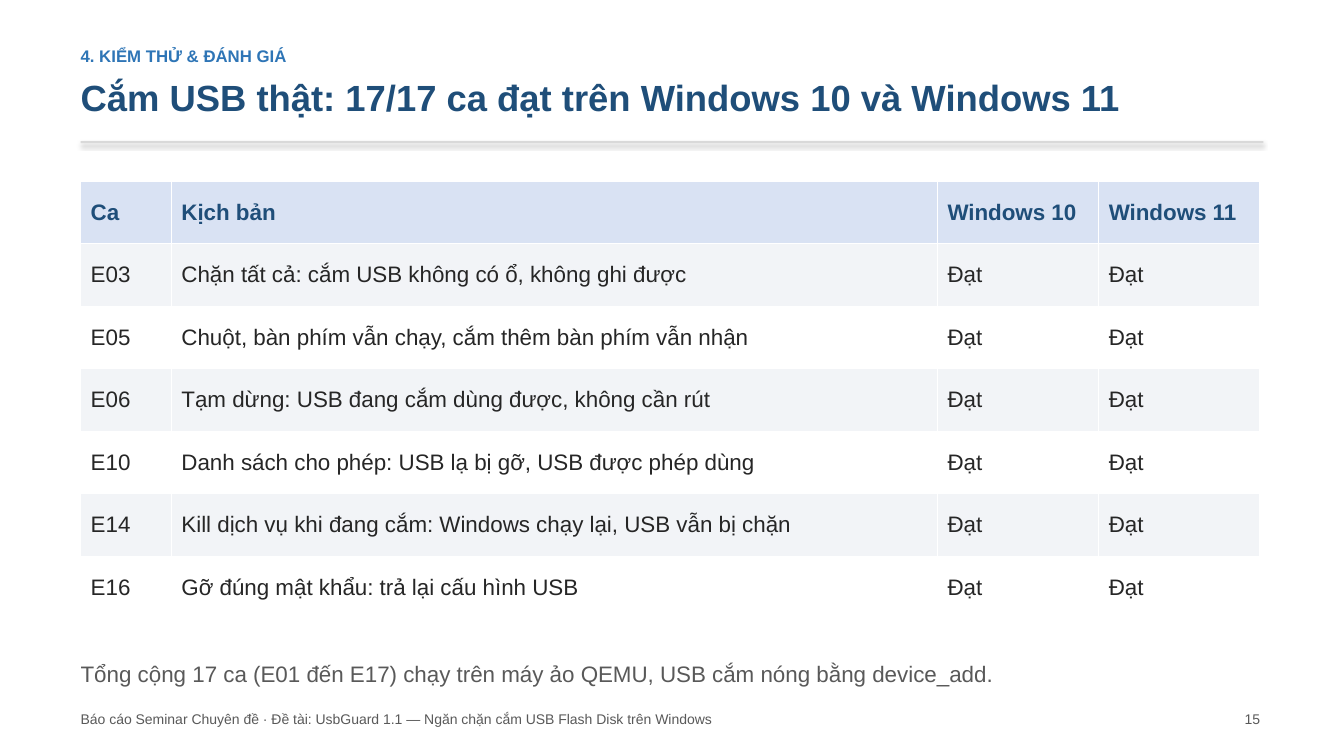
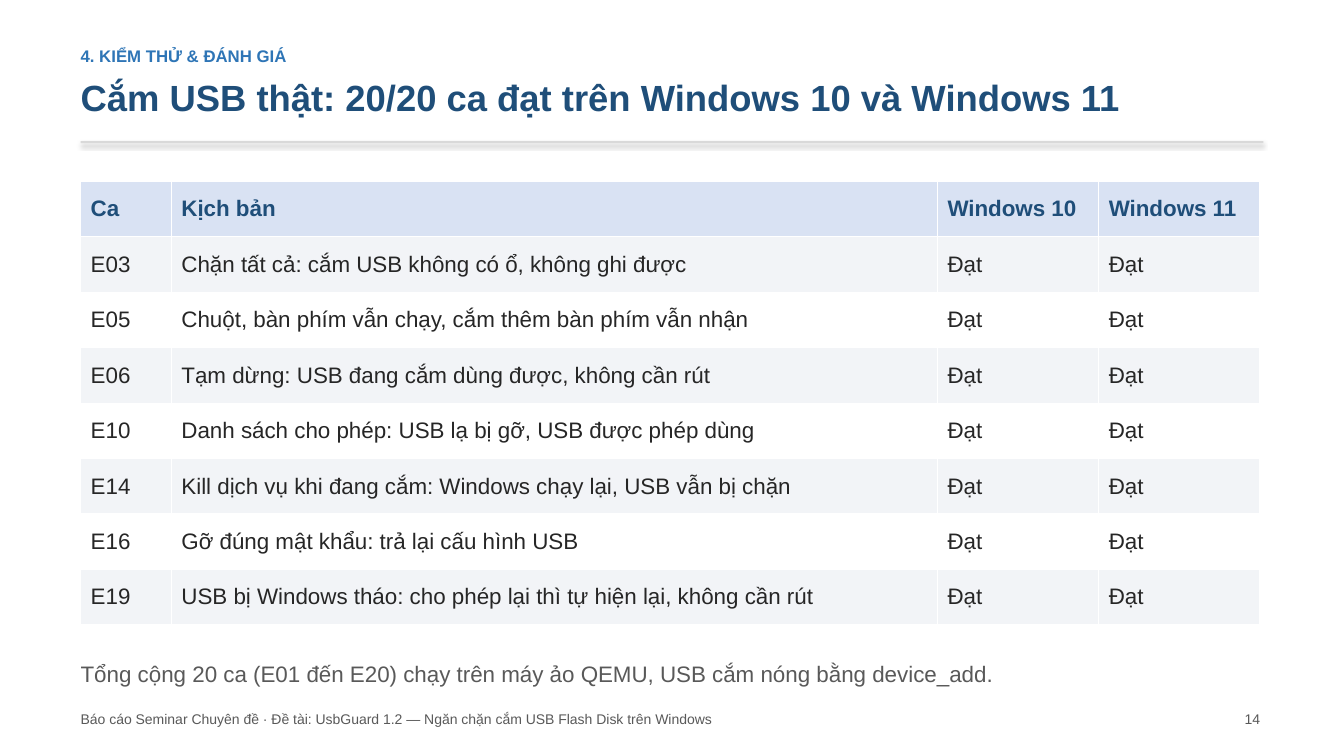
Before and after one commit to hungphamwp/usbguard, a slide deck: slide 14 of slide/SLIDE-UsbGuard.pptx (slide 15 before the commit). Drawn at 1344x756 pixels with LibreOffice and Linux fonts; fonts in the diff are those of the drawing. Boxes give left, top, right and bottom in pixels: in the first picture for what was removed or moved away, otherwise in the second. Text is boxed around its words. In the diff, an @@ line names an element or a change of style, - is before the commit and + after.

```diff
--- a/slide/SLIDE-UsbGuard.pptx
+++ b/slide/SLIDE-UsbGuard.pptx
@@ text at bbox=[81, 83, 1120, 118]: text changed @@
-Cắm USB thật: 17/17 ca đạt trên Windows 10 và Windows 11
+Cắm USB thật: 20/20 ca đạt trên Windows 10 và Windows 11
@@ table at bbox=[81, 181, 1260, 625] @@
+row 8: E19 | USB bị Windows tháo: cho phép lại thì tự hiện lại, không cần rút | Đạt | Đạt
@@ text at bbox=[81, 664, 992, 687]: text changed @@
-Tổng cộng 17 ca (E01 đến E17) chạy trên máy ảo QEMU, USB cắm nóng bằng device_add.
+Tổng cộng 20 ca (E01 đến E20) chạy trên máy ảo QEMU, USB cắm nóng bằng device_add.
@@ text at bbox=[81, 713, 712, 727]: text changed @@
-Báo cáo Seminar Chuyên đề · Đề tài: UsbGuard 1.1 — Ngăn chặn cắm USB Flash Disk trên Windows
+Báo cáo Seminar Chuyên đề · Đề tài: UsbGuard 1.2 — Ngăn chặn cắm USB Flash Disk trên Windows
@@ text at bbox=[1245, 714, 1261, 724]: text changed @@
-15
+14
```
Also in this commit, not shown: 16 other slides changed, 2 slides added, 1 slide removed, 15 other files.
